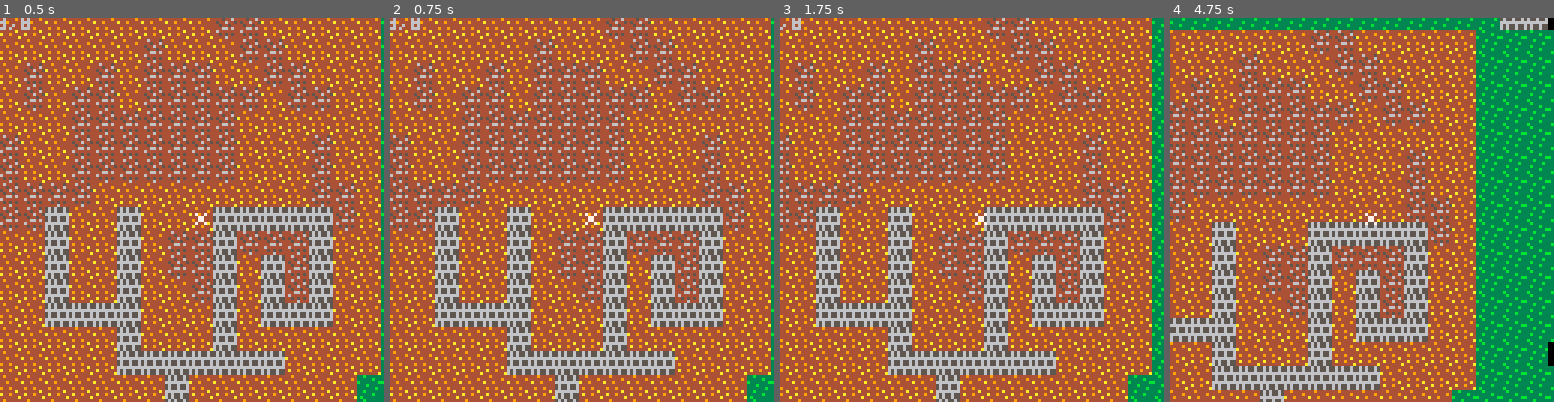
Above: before the commit, frames 1-4 (left to right).
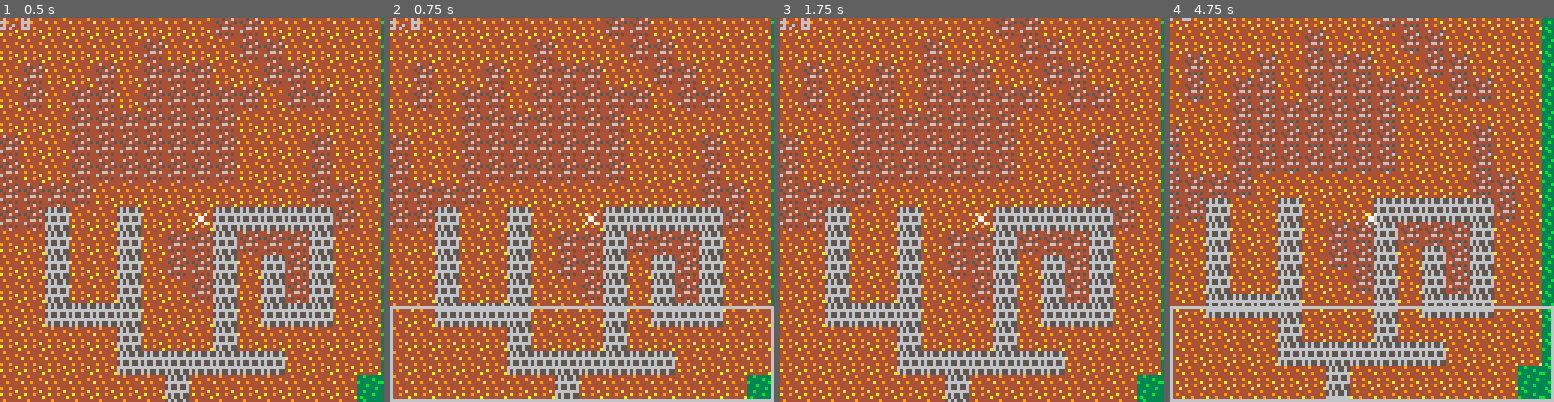
Above: after the commit, the same moments.

Repository: codeartisticninja/ldjam38
Game: PICO-8 cartridge ldjam.p8
Two runs of this game, one before a commit and one after it. Both use one fixed random seed, a clock stepped at 60 frames per second and the inputs below.
Inputs:
- Up to frame 1 (0.5 s): no input
- Up to frame 2 (0.75 s): tap O (Z key) at 0.7 s
- Up to frame 3 (1.75 s): hold Right from 1.6 s (still down); tap O (Z key) at 1.7 s
- Up to frame 4 (4.75 s): release Right at 2.1 s; tap O (Z key) every 0.4 s from 2.1 to 4.5 s; hold Up 2.15-2.42 s; hold Right 2.47-3.03 s; hold Left 3.08-3.58 s; hold Down 3.63-3.97 s; hold Right 4.02-4.68 s; hold Up from 4.73 s (still down)

Frame 1 is identical in both runs. In frame 2, 1.8% of the frame differs, in the area x 0-100%, y 75-100%; in frame 3, 35%; in frame 4, 61%, in the area x 0-100%, y 0-100%.

Commit message:
dialog state

Diff:
--- a/ldjam.p8
+++ b/ldjam.p8
@@ -18,11 +18,23 @@
 	y = 64,
 	dx = 0,
 	dy = 0,
+	state = 0,
 	sprite = 0
 }
 
+dialog = {
+	"hi there!",
+	"how are you?",
+	"...",
+	"oh.. i'm sorry to hear that"
+}
+
 function _update()
-	handleplayermovement()
+	if (player.state == 0) then
+		handleplayermovement()
+	elseif (player.state == 1) then
+		handledialog()
+	end
 end
 
 function _draw()
@@ -31,6 +43,9 @@
 	drawmap()
 	spr(player.sprite,player.x,player.y)
 	print(flr(player.x / 8)..","..flr(player.y / 8))
+	if (player.state == 1) then
+		drawdiabox()
+	end
 end
 
 function handleplayermovement()
@@ -71,6 +86,9 @@
 	end
 	if (btn(3)) then
 		player.dy = 1
+	end
+	if (btnp(4)) then
+		player.state = 1
 	end
 end
 
@@ -89,6 +107,19 @@
 	mapdraw(0, 0, map.sizex *  8, map.sizey * -8, map.sizex,map.sizey)
 	mapdraw(0, 0, map.sizex *  8, map.sizey *  0, map.sizex,map.sizey)
 	mapdraw(0, 0, map.sizex *  8, map.sizey *  8, map.sizex,map.sizey)
+end
+
+-- dialog system --
+
+function handledialog()
+	if (btnp(4)) then
+		player.state = 0
+	end
+end
+
+function drawdiabox()
+	camera(0,0)
+	rect(0, 96, 127, 127)
 end
 __gfx__
 00000000449444444464445433b33333565655650000000000000000000000000000000000000000000000000000000000000000000000000000000000000000
